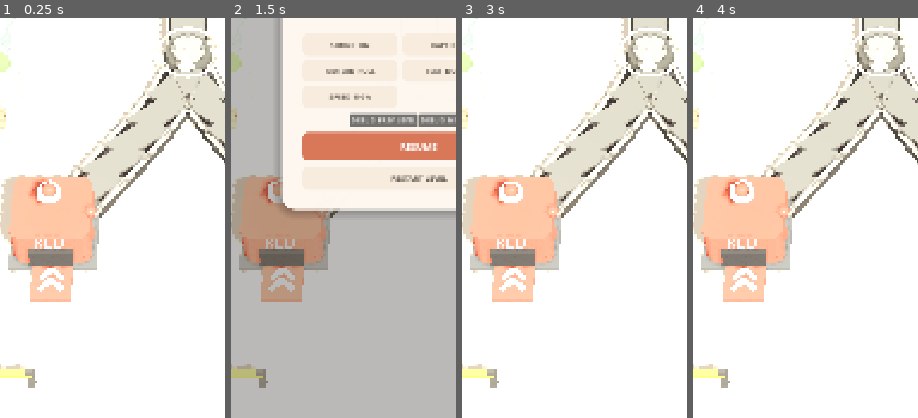
Above: before the commit, frames 1-4 (left to right).
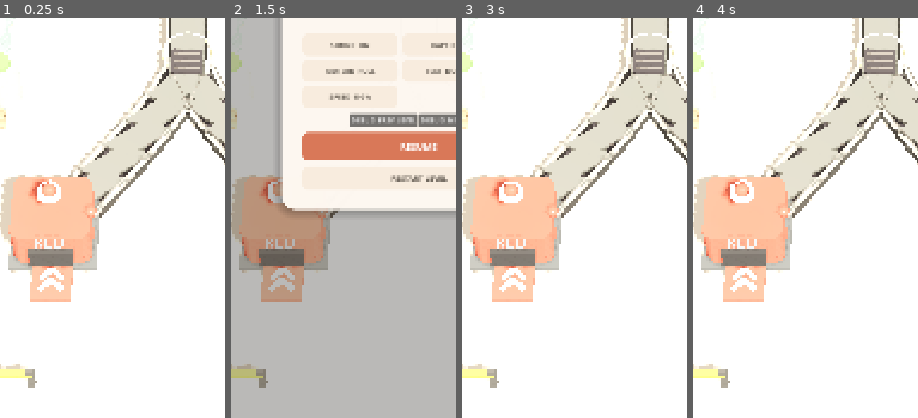
Above: after the commit, the same moments.

Repository: mocchaust64/rail_game
Game: Godot game, scene res://app/main.tscn
Two runs of this game, one before a commit and one after it. Both use one fixed random seed, a clock stepped at 60 frames per second and the inputs below.
Inputs:
- Up to frame 1 (0.25 s): no input
- Up to frame 2 (1.5 s): click "↻" at 0.5 s; click "Ⅱ" at 1.25 s
- Up to frame 3 (3 s): click "TEXT NORMAL" at 2 s; click "RESTART LEVEL" at 2.75 s
- Up to frame 4 (4 s): click "↻" at 3.5 s
The pictures show only the part of the screen within x 8-58%, y 44-94%; the shares and areas given below are measured in that part.

The runs differ from the first frame. In frame 1, 2.2% of the frame differs, in the area x 67-97%, y 2-16%; in frame 2, less than 0.1%; in frame 3, 2.1%; in frame 4, 2.1%.

Commit message:
art: make the rail itself switch routes

Diff:
--- a/gameplay/junction_actor.gd
+++ b/gameplay/junction_actor.gd
@@ -1,14 +1,15 @@
 class_name JunctionActor
 extends Node3D
+
+const KENNEY_CONVEYOR: Mesh = preload("res://assets/vendor/kenney_factory_kit/conveyor_middle_cc0.obj")
 
 var junction_id: String = ""
 var out_a: String = ""
 var out_b: String = ""
 var state: int = 0
 
-var _pointer: Node3D
+var _switch_arm: Node3D
 var _hint_ring: MeshInstance3D
-var _base_disc: MeshInstance3D
 var _is_animating: bool = false
 var _queued_toggle: bool = false
 var _positions: Dictionary = {}
@@ -23,7 +24,7 @@
     state = int(data.get("initial_state", 0)) & 1
     _positions = positions
     _build_visual()
-    _snap_pointer()
+    _snap_switch()
 
 
 func _process(delta: float) -> void:
@@ -58,15 +59,14 @@
     AudioService.play("tap", 1.0, -4.0)
     HapticService.light()
 
-    if _base_disc != null:
-        var press_tween := Motion.tween(_base_disc)
-        press_tween.tween_property(_base_disc, "scale", Vector3(0.93, 0.84, 0.93), 0.055)
-        press_tween.tween_property(_base_disc, "scale", Vector3.ONE, 0.085)
-
+    # The rail itself changes route. There is deliberately no arrow icon: the
+    # physical connection is the route indicator, matching the reference game.
     var target_angle := _target_angle()
     var tween := Motion.tween(self)
     tween.set_trans(Tween.TRANS_BACK).set_ease(Tween.EASE_OUT)
-    tween.tween_property(_pointer, "rotation:y", target_angle, 0.145)
+    tween.tween_property(_switch_arm, "rotation:y", target_angle, 0.14)
+    tween.parallel().tween_property(_switch_arm, "scale", Vector3(1.04, 0.92, 1.04), 0.06)
+    tween.chain().tween_property(_switch_arm, "scale", Vector3.ONE, 0.08)
     tween.finished.connect(_on_toggle_finished)
 
 
@@ -94,81 +94,74 @@
     return atan2(dir.x, dir.z)
 
 
-func _snap_pointer() -> void:
-    if _pointer != null:
-        _pointer.rotation.y = _target_angle()
+func _snap_switch() -> void:
+    if _switch_arm != null:
+        _switch_arm.rotation.y = _target_angle()
 
 
 func _build_visual() -> void:
-    # Compact turntable integrated into the conveyor rather than a large glowing
-    # gameplay disc. The arrow remains high-contrast because it is the tap target.
-    _base_disc = MeshInstance3D.new()
-    var base_mesh := CylinderMesh.new()
-    base_mesh.top_radius = 0.46
-    base_mesh.bottom_radius = 0.49
-    base_mesh.height = 0.18
-    base_mesh.radial_segments = 24
-    _base_disc.mesh = base_mesh
-    _base_disc.position.y = 0.18
-    _base_disc.material_override = VisualFactory.material(Color("#555754"), 0.48, 0.0, 0.12)
-    add_child(_base_disc)
+    # Small neutral pivot under the conveyor. It is intentionally quieter than
+    # cargo/receivers so the selected physical rail, not a button, reads first.
+    var hub := MeshInstance3D.new()
+    var hub_mesh := CylinderMesh.new()
+    hub_mesh.top_radius = 0.30
+    hub_mesh.bottom_radius = 0.33
+    hub_mesh.height = 0.11
+    hub_mesh.radial_segments = 24
+    hub.mesh = hub_mesh
+    hub.position.y = 0.13
+    hub.material_override = VisualFactory.material(Color("#565954"), 0.52, 0.0, 0.10)
+    add_child(hub)
 
-    var cap := MeshInstance3D.new()
-    var cap_mesh := CylinderMesh.new()
-    cap_mesh.top_radius = 0.34
-    cap_mesh.bottom_radius = 0.34
-    cap_mesh.height = 0.08
-    cap_mesh.radial_segments = 24
-    cap.mesh = cap_mesh
-    cap.position.y = 0.31
-    cap.material_override = VisualFactory.material(Color("#B8B6AF"), 0.34, 0.0, 0.20)
-    add_child(cap)
+    _switch_arm = Node3D.new()
+    _switch_arm.name = "PhysicalSwitchRail"
+    add_child(_switch_arm)
 
-    # Four small roller dots make this read as part of a conveyor mechanism.
-    for angle in [0.0, PI * 0.5, PI, PI * 1.5]:
-        var roller := MeshInstance3D.new()
-        var roller_mesh := CylinderMesh.new()
-        roller_mesh.top_radius = 0.055
-        roller_mesh.bottom_radius = 0.055
-        roller_mesh.height = 0.055
-        roller_mesh.radial_segments = 12
-        roller.mesh = roller_mesh
-        roller.position = Vector3(sin(angle) * 0.31, 0.365, cos(angle) * 0.31)
-        roller.material_override = VisualFactory.material(Color("#777A76"), 0.30, 0.0, 0.18)
-        add_child(roller)
+    # Kenney's authored conveyor segment is the visible hardware base. It is
+    # scaled into the 0.52-unit visual gap left by LevelBuilder.
+    var authored := MeshInstance3D.new()
+    authored.name = "KenneySwitchHardware"
+    authored.mesh = KENNEY_CONVEYOR
+    authored.scale = Vector3(1.42, 0.30, 0.56)
+    authored.position = Vector3(0, 0.115, 0.27)
+    authored.material_override = VisualFactory.material(Color("#777A76"), 0.40, 0.0, 0.15)
+    _switch_arm.add_child(authored)
 
+    var belt := MeshInstance3D.new()
+    var belt_mesh := BoxMesh.new()
+    belt_mesh.size = Vector3(0.64, 0.10, 0.58)
+    belt.mesh = belt_mesh
+    belt.position = Vector3(0, 0.245, 0.28)
+    belt.material_override = VisualFactory.material(VisualFactory.BELT_COLOR, 0.66)
+    _switch_arm.add_child(belt)
+
+    for side in [-0.43, 0.43]:
+        var rail := MeshInstance3D.new()
+        var rail_mesh := BoxMesh.new()
+        rail_mesh.size = Vector3(0.075, 0.15, 0.60)
+        rail.mesh = rail_mesh
+        rail.position = Vector3(float(side), 0.325, 0.28)
+        rail.material_override = VisualFactory.material(VisualFactory.RAIL_COLOR, 0.30, 0.0, 0.20)
+        _switch_arm.add_child(rail)
+
+    for z in [0.11, 0.29, 0.47]:
+        var slat := MeshInstance3D.new()
+        var slat_mesh := BoxMesh.new()
+        slat_mesh.size = Vector3(0.55, 0.022, 0.04)
+        slat.mesh = slat_mesh
+        slat.position = Vector3(0, 0.305, float(z))
+        slat.material_override = VisualFactory.material(VisualFactory.BELT_SLAT, 0.56)
+        _switch_arm.add_child(slat)
+
+    # Tutorial-only pulse. The normal game has no floating arrow or giant disc.
     _hint_ring = MeshInstance3D.new()
     var hint_mesh := TorusMesh.new()
-    hint_mesh.inner_radius = 0.54
-    hint_mesh.outer_radius = 0.61
+    hint_mesh.inner_radius = 0.43
+    hint_mesh.outer_radius = 0.50
     hint_mesh.rings = 24
     hint_mesh.ring_segments = 8
     _hint_ring.mesh = hint_mesh
-    _hint_ring.position.y = 0.22
+    _hint_ring.position.y = 0.20
     _hint_ring.material_override = VisualFactory.material(Color("#FFF1A8"), 0.32, 0.55)
     _hint_ring.visible = false
     add_child(_hint_ring)
-
-    _pointer = Node3D.new()
-    _pointer.position.y = 0.30
-    add_child(_pointer)
-
-    var stem := MeshInstance3D.new()
-    var stem_mesh := BoxMesh.new()
-    stem_mesh.size = Vector3(0.12, 0.09, 0.48)
-    stem.mesh = stem_mesh
-    stem.position = Vector3(0, 0.055, 0.18)
-    stem.material_override = VisualFactory.material(Color("#F7F4EC"), 0.28, 0.04)
-    _pointer.add_child(stem)
-
-    var tip := MeshInstance3D.new()
-    var tip_mesh := CylinderMesh.new()
-    tip_mesh.radial_segments = 3
-    tip_mesh.top_radius = 0.19
-    tip_mesh.bottom_radius = 0.19
-    tip_mesh.height = 0.10
-    tip.mesh = tip_mesh
-    tip.position = Vector3(0, 0.055, 0.46)
-    tip.rotation = Vector3(PI * 0.5, 0, 0)
-    tip.material_override = VisualFactory.material(Color("#F7F4EC"), 0.28, 0.04)
-    _pointer.add_child(tip)
